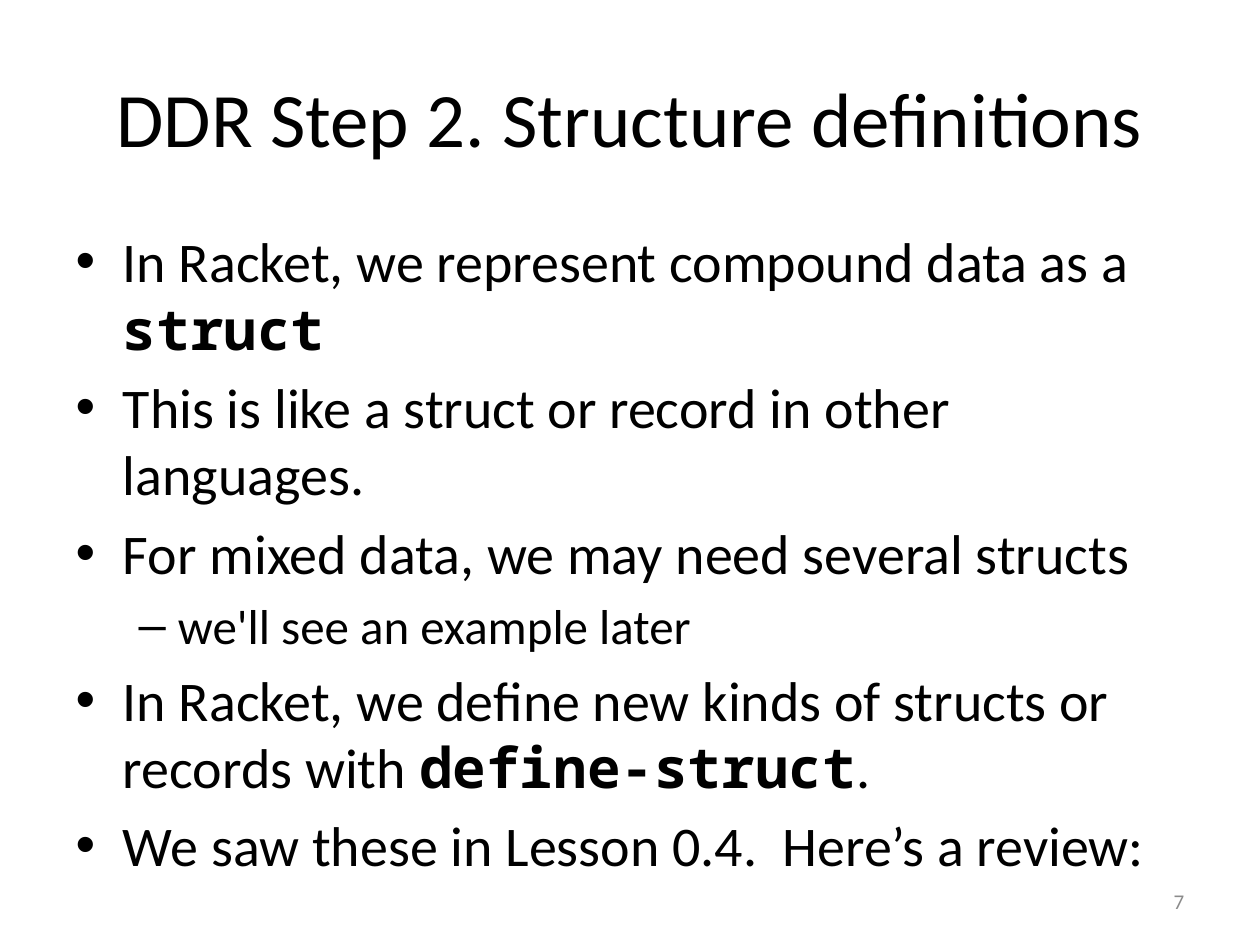
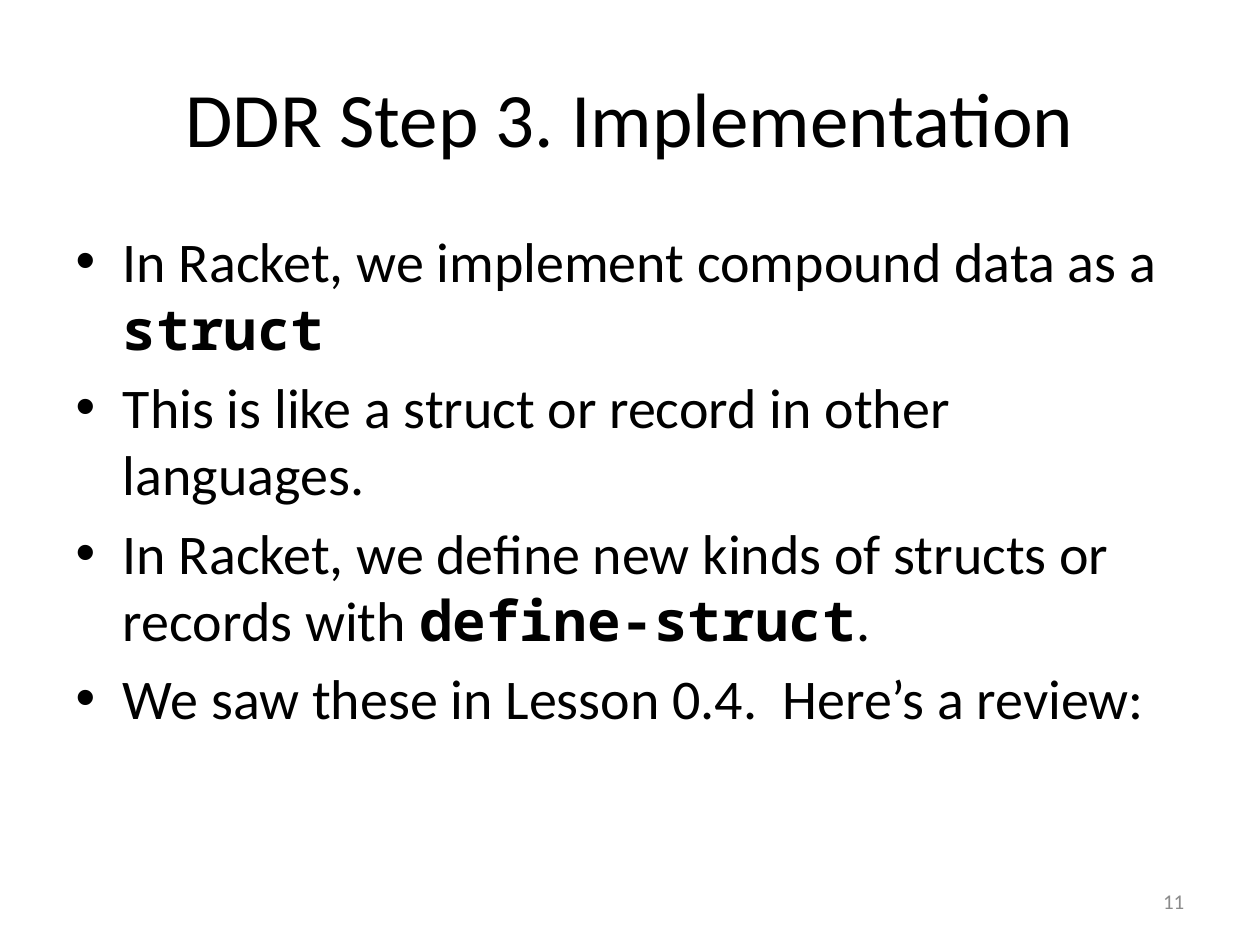
Before and after one commit to mwand/cs5010f17, a slide deck: slide 11 of Slides/Lesson 1.3 The Data Design Recipe.pptx (slide 7 before the commit). Drawn at 1260x945 pixels with LibreOffice and Linux fonts; fonts in the diff are those of the drawing. Boxes give left, top, right and bottom in pixels: in the first picture for what was removed or moved away, otherwise in the second. Text is boxed around its words. In the diff, an @@ line names an element or a change of style, - is before the commit and + after.

```diff
--- a/Slides/Lesson 1.3 The Data Design Recipe.pptx
+++ b/Slides/Lesson 1.3 The Data Design Recipe.pptx
@@ title at (185,93,1074,160): text changed @@
-DDR Step 2. Structure definitions
+DDR Step 3. Implementation
@@ text at (123,243,1156,351): text changed @@
-• In Racket, we represent compound data as a struct
+• In Racket, we implement compound data as a struct
@@ text at (123,535,1129,652): paragraphs removed @@
-• For mixed data, we may need several structs
-  – we'll see an example later
@@ page number at (1163,895,1184,909): text changed @@
-7
+11
```
Also in this commit, not shown: 8 other slides changed, 17 slides added, 10 slides removed, 10 other files.
